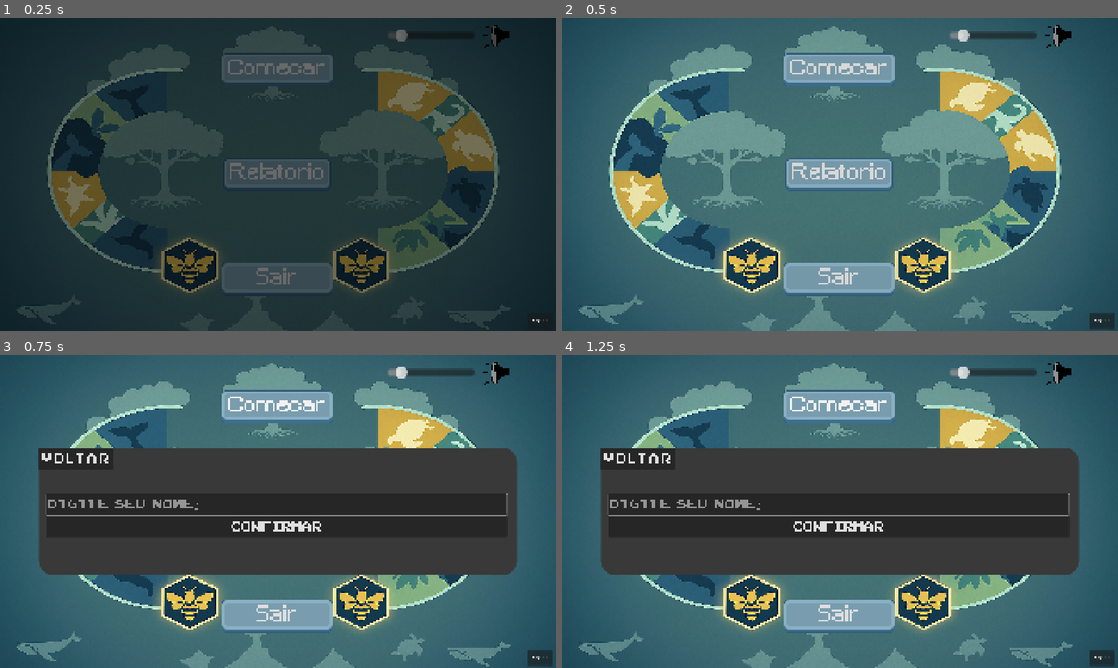
Above: before the commit, frames 1-4 (two rows, left to right).
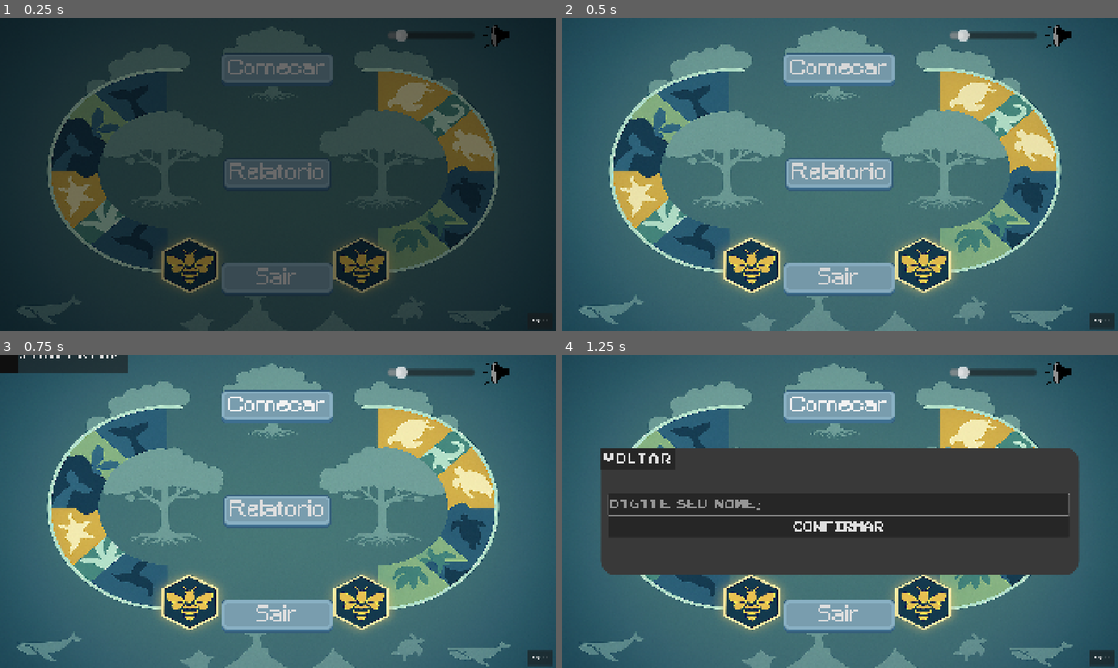
Above: after the commit, the same moments.

Repository: Estefano-Alfredo/Jogo-ASSARTE
Game: Godot game, scene res://Nos de Menu/menu.tscn
The game is run twice, just before and just after one commit, with the same random seed, the same clock (stepped at 60 frames per second) and the same inputs. Video files are missing from this copy of the repository; at most half a second of black plays in their place.
Inputs:
- Up to frame 1 (0.25 s): no input
- Up to frame 2 (0.5 s): no input
- Up to frame 3 (0.75 s): click "Comecar" at 0.5 s
- Up to frame 4 (1.25 s): no input

Frames 1-2 are identical in both runs. In frame 3, 36% of the frame differs, in the area x 0-94%, y 0-71%; in frame 4, nothing differs.

Commit message:
Video
Video toca quando o player aperta "Começar"

Diff:
--- /dev/null
+++ b/bio-geometria/bio-geometria/Nos de Menu/button.gd
@@ -0,0 +1 @@
+extends Button
--- a/bio-geometria/bio-geometria/Nos de Menu/menu.gd
+++ b/bio-geometria/bio-geometria/Nos de Menu/menu.gd
@@ -12,9 +12,15 @@
 	get_tree().quit()
 
 @onready var anim = $Transicao/AnimationPlayer
+@onready var video_stream_player: VideoStreamPlayer = $VideoStreamPlayer
 
 func _on_start_pressed() -> void:
 	audio_player.play()
+
+	video_stream_player.visible = true
+	video_stream_player.play()
+	await video_stream_player.finished
+	video_stream_player.visible = false
 
 	# Cria a instância da cena Popup
 
--- a/bio-geometria/bio-geometria/Nos de Menu/menu.tscn
+++ b/bio-geometria/bio-geometria/Nos de Menu/menu.tscn
@@ -8,6 +8,8 @@
 [ext_resource type="AudioStream" uid="uid://bh662ho7ii57d" path="res://Assets/Sounds/Modern11.mp3" id="4_wn2ll"]
 [ext_resource type="PackedScene" uid="uid://b3r7gpjiepoym" path="res://Nos/botao_som.tscn" id="5_st6f1"]
 [ext_resource type="PackedScene" uid="uid://ceb1yq77ygyfb" path="res://Nos/transicao.tscn" id="6_162ll"]
+[ext_resource type="VideoStream" uid="uid://dmedv74egi7qc" path="res://Assets/video.ogv" id="9_b4c42"]
+[ext_resource type="Script" uid="uid://rhq6exbkc6cr" path="res://Nos de Menu/video_stream_player.gd" id="10_xdyhb"]
 
 [sub_resource type="LabelSettings" id="LabelSettings_nff13"]
 font_size = 120
@@ -134,7 +136,28 @@
 grow_vertical = 0
 text = "SOBRE"
 
+[node name="VideoStreamPlayer" type="VideoStreamPlayer" parent="."]
+visible = false
+layout_mode = 0
+offset_right = 40.0
+offset_bottom = 40.0
+stream = ExtResource("9_b4c42")
+script = ExtResource("10_xdyhb")
+
+[node name="Button" type="Button" parent="VideoStreamPlayer"]
+layout_mode = 1
+anchors_preset = 2
+anchor_top = 1.0
+anchor_bottom = 1.0
+offset_top = -118.0
+offset_right = 444.0
+grow_vertical = 0
+theme_override_fonts/font = ExtResource("2_7qhtd")
+theme_override_font_sizes/font_size = 32
+text = "PRESSIONE PARA SAIR"
+
 [connection signal="pressed" from="MarginContainer/VBoxMenu/Start" to="." method="_on_start_pressed"]
 [connection signal="pressed" from="MarginContainer/VBoxMenu/Relatorio" to="." method="_on_relatorio_pressed"]
 [connection signal="pressed" from="MarginContainer/VBoxMenu/Sair" to="." method="_on_button_pressed"]
 [connection signal="pressed" from="sobre" to="." method="_on_sobre_pressed"]
+[connection signal="button_up" from="VideoStreamPlayer/Button" to="VideoStreamPlayer" method="_on_button_button_up"]
--- /dev/null
+++ b/bio-geometria/bio-geometria/Nos de Menu/video_stream_player.gd
@@ -0,0 +1,6 @@
+extends VideoStreamPlayer
+
+
+func _on_button_button_up() -> void:
+	stop()
+	finished.emit()
--- /dev/null
+++ b/bio-geometria/bio-geometria/control.tscn
@@ -0,0 +1,29 @@
+[gd_scene format=3 uid="uid://cxxcrur86ocvu"]
+
+[node name="Control" type="Control"]
+layout_mode = 3
+anchors_preset = 15
+anchor_right = 1.0
+anchor_bottom = 1.0
+grow_horizontal = 2
+grow_vertical = 2
+
+[node name="Button" type="Button" parent="."]
+layout_mode = 1
+anchors_preset = 3
+anchor_left = 1.0
+anchor_top = 1.0
+anchor_right = 1.0
+anchor_bottom = 1.0
+offset_left = -8.0
+offset_top = -8.0
+grow_horizontal = 0
+grow_vertical = 0
+
+[node name="VideoStreamPlayer" type="VideoStreamPlayer" parent="."]
+layout_mode = 1
+anchors_preset = 15
+anchor_right = 1.0
+anchor_bottom = 1.0
+grow_horizontal = 2
+grow_vertical = 2
Not shown, added: bio-geometria/bio-geometria/Assets/video.ogv.uid
Not shown, added: bio-geometria/bio-geometria/Nos de Menu/button.gd.uid
Not shown: 1 places in bio-geometria/bio-geometria/Nos de Menu/menu.tscn that only renumber resources
Not shown, added: bio-geometria/bio-geometria/Nos de Menu/video_stream_player.gd.uid
Not shown, added: bio-geometria/bio-geometria/Assets/video.ogv
